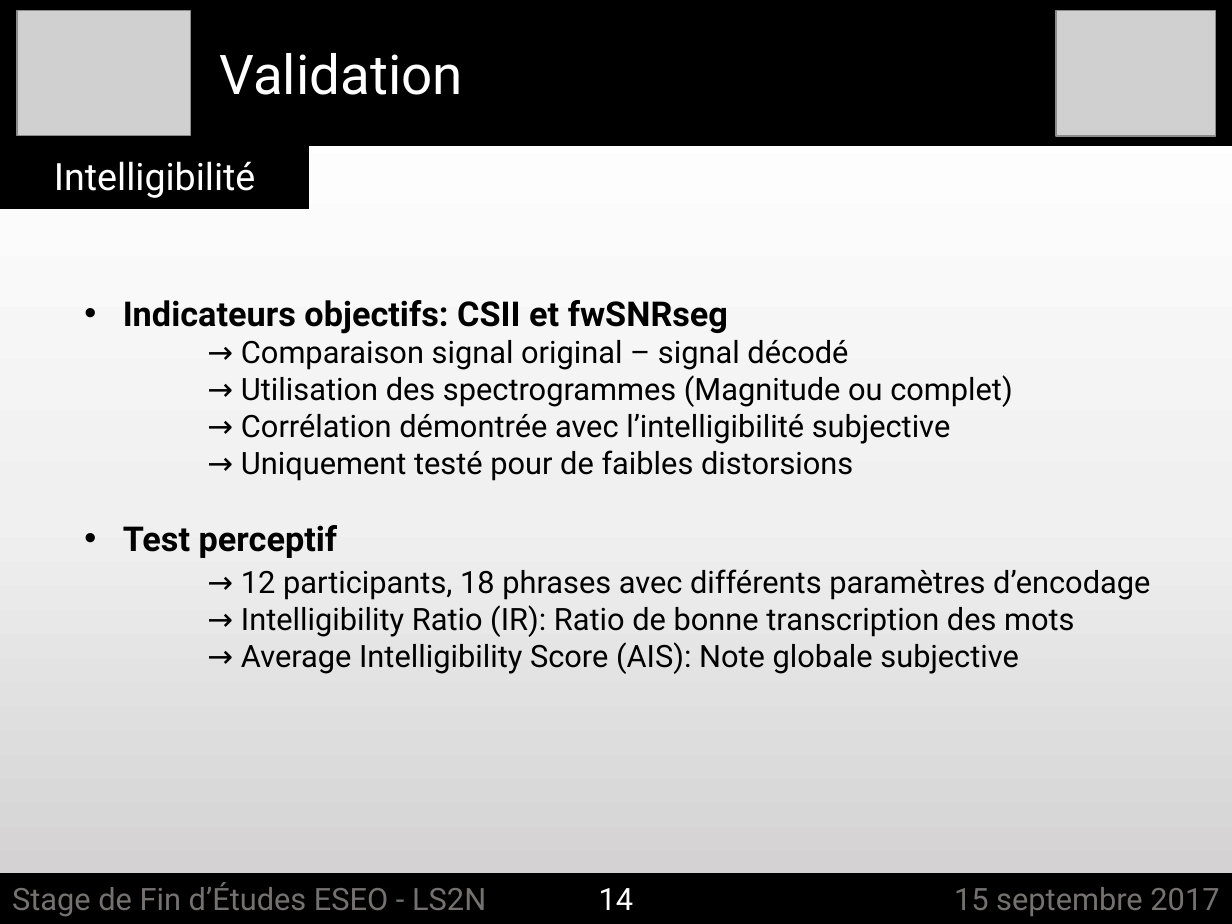
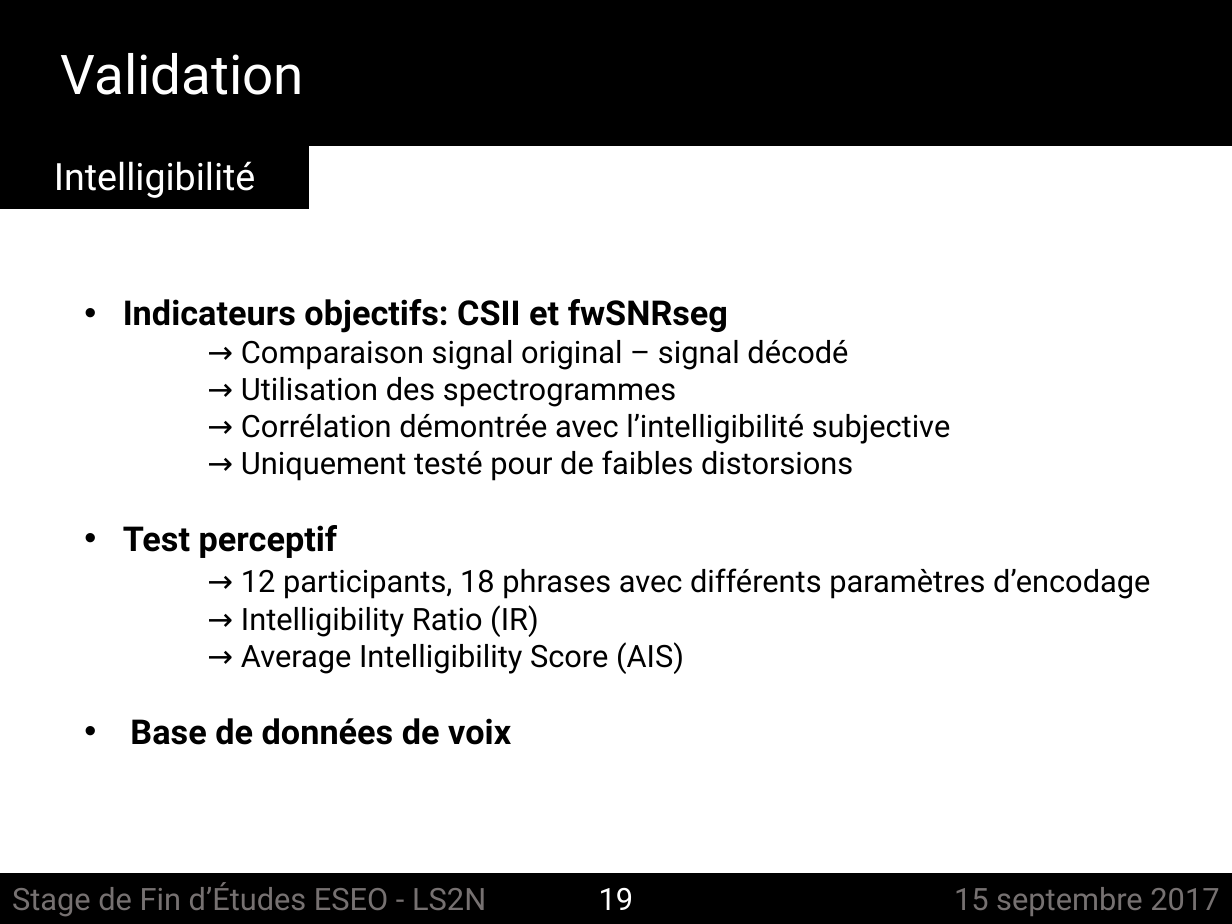
Before and after one commit to felixgontier/int-report, a slide deck: slide 19 of Soutenance_ESEO.pptx (slide 14 before the commit). Drawn at 1232x924 pixels with LibreOffice and Linux fonts; fonts in the diff are those of the drawing; grey boxes stand for pictures. Boxes give left, top, right and bottom in pixels: in the first picture for what was removed or moved away, otherwise in the second. Text is boxed around its words. In the diff, an @@ line names an element or a change of style, - is before the commit and + after.

```diff
--- a/Soutenance_ESEO.pptx
+++ b/Soutenance_ESEO.pptx
@@ background gradient #FFFFFF to #F0F0F0 to #D0CECE to #FFFFFF @@
@@ picture removed at [17,11,191,136] @@
@@ picture removed at [1056,11,1215,137] @@
@@ text "Validation": place and size @@
-text "Validation" at [219,53,462,95]
+text "Validation" at [61,53,304,95]
@@ text at [241,377,676,407]: text changed @@
-→ Utilisation des spectrogrammes (Magnitude ou complet)
+→ Utilisation des spectrogrammes
@@ text at [130,605,684,745]: text changed @@
-→ Intelligibility Ratio (IR): Ratio de bonne transcription des mots
-→ Average Intelligibility Score (AIS): Note globale subjective
+→ Intelligibility Ratio (IR)
+→ Average Intelligibility Score (AIS)
+• Base de données de voix
@@ text at [599,887,634,910]: text changed @@
-14
+19
```
Also in this commit, not shown: 21 other slides changed, 1 slide added, 1 slide removed, 2 other files.
